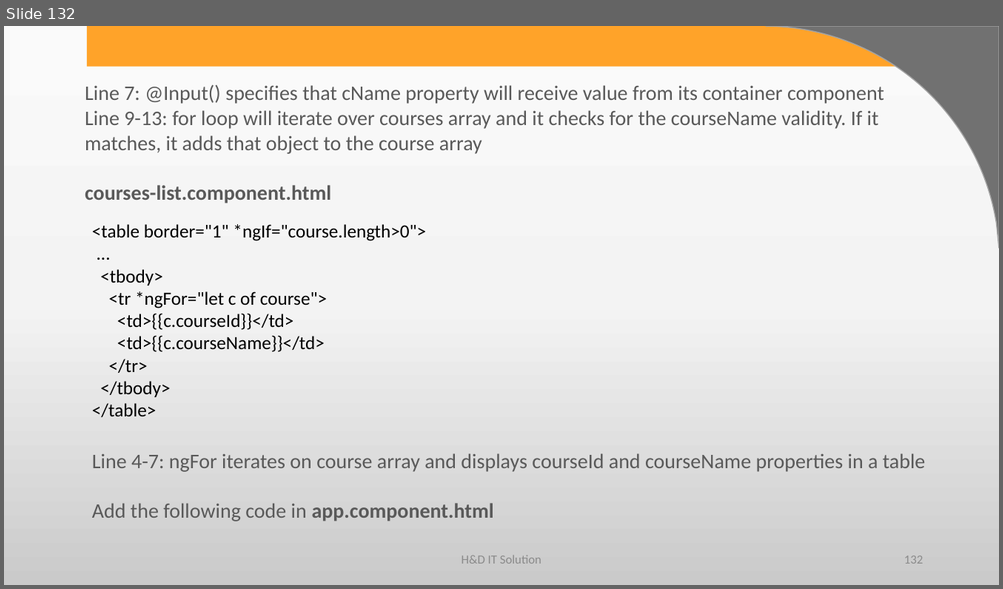
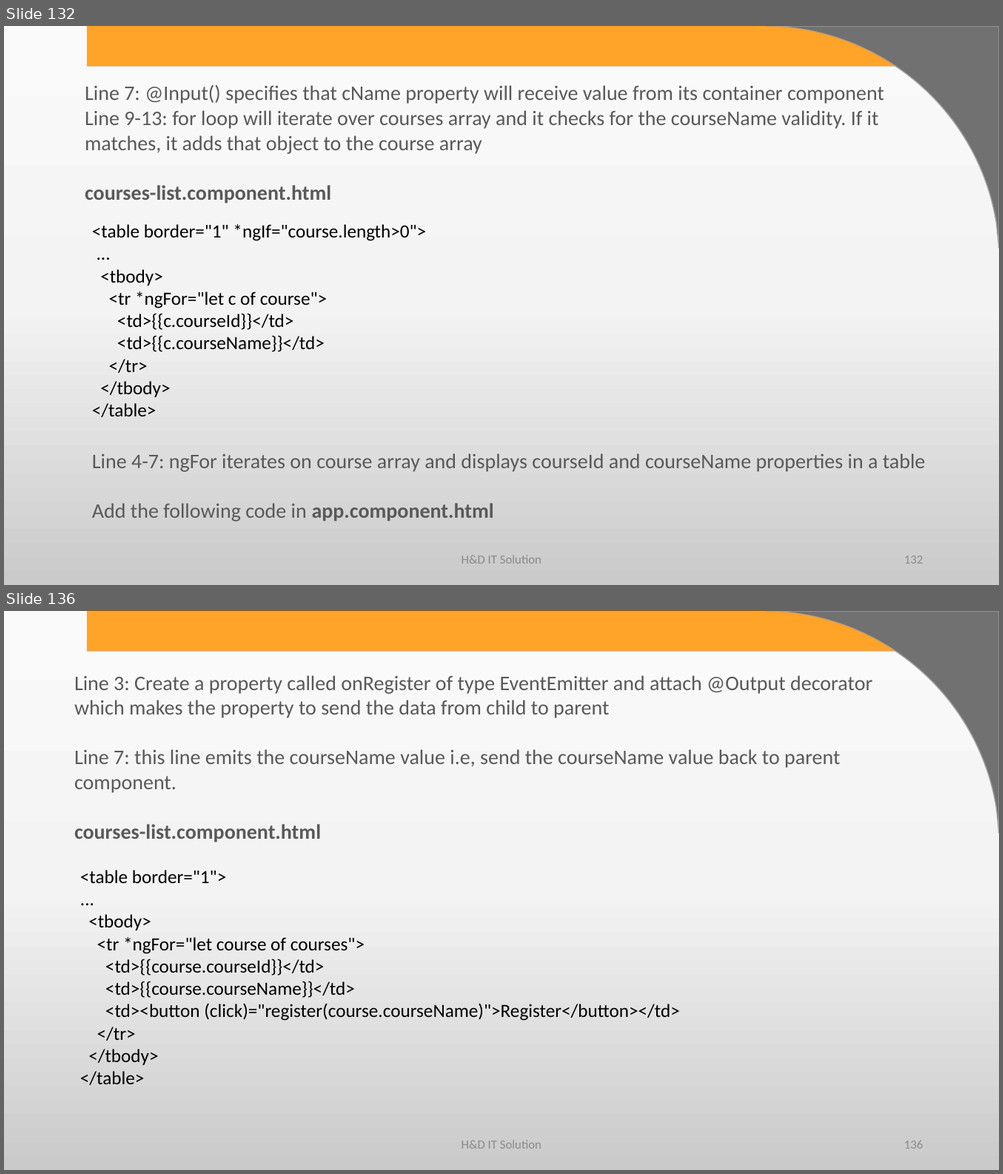
Before and after one commit to harshadasawant/infiniteAngular, a slide deck: ppt/ANGULAR.pptx. Shown one above the other, each under a label of ours: slide 132 before the commit, slides 132 and 136 after it; the slides between them are not shown. The pictures are 1003x589 and 1003x1174 pixels, drawn with LibreOffice and Linux fonts; fonts in the diff are those of the drawing; background and template pictures are left out. Boxes give left, top, right and bottom in pixels: in the first picture for what was removed or moved away, otherwise in the second. Text is boxed around its words. In the diff, an @@ line names an element or a change of style, - is before the commit and + after.

Commit message:
send data from parent to child and child to parent

```diff
--- a/ppt/ANGULAR.pptx
+++ b/ppt/ANGULAR.pptx
@@ slide 136 added at (x1=4, y1=611, x2=999, y2=1170), background gradient #FBFBFB to #F4F4F4 to #CBCBCB; not listed: 2 template elements that a slide beside it also shows @@
@@ text added at (x1=74, y1=675, x2=872, y2=843), 20 pt, text #595959 @@
+Line 3: Create a property called onRegister of type EventEmitter and attach @Output decorator which makes the property to send the data from child to parent
+Line 7: this line emits the courseName value i.e, send the courseName value back to parent component.
+courses-list.component.html
@@ text added at (x1=80, y1=870, x2=679, y2=1085), 18 pt, text #000000 @@
+<table border="1">
+...
+<tbody>
+<tr *ngFor="let course of courses">
+<td>{{course.courseId}}</td>
+<td>{{course.courseName}}</td>
+<td><button (click)="register(course.courseName)">Register</button></td>
+</tr>
+</tbody>
+</table>
@@ text added at (x1=461, y1=1141, x2=541, y2=1149), 12 pt, text #8C8C8C @@
+H&D IT Solution
@@ page number added at (x1=904, y1=1141, x2=922, y2=1149), 12 pt, text #8C8C8C @@
+136
```
Also in this commit, not shown: 1 slide changed, 21 other slides added, 9 other files.
